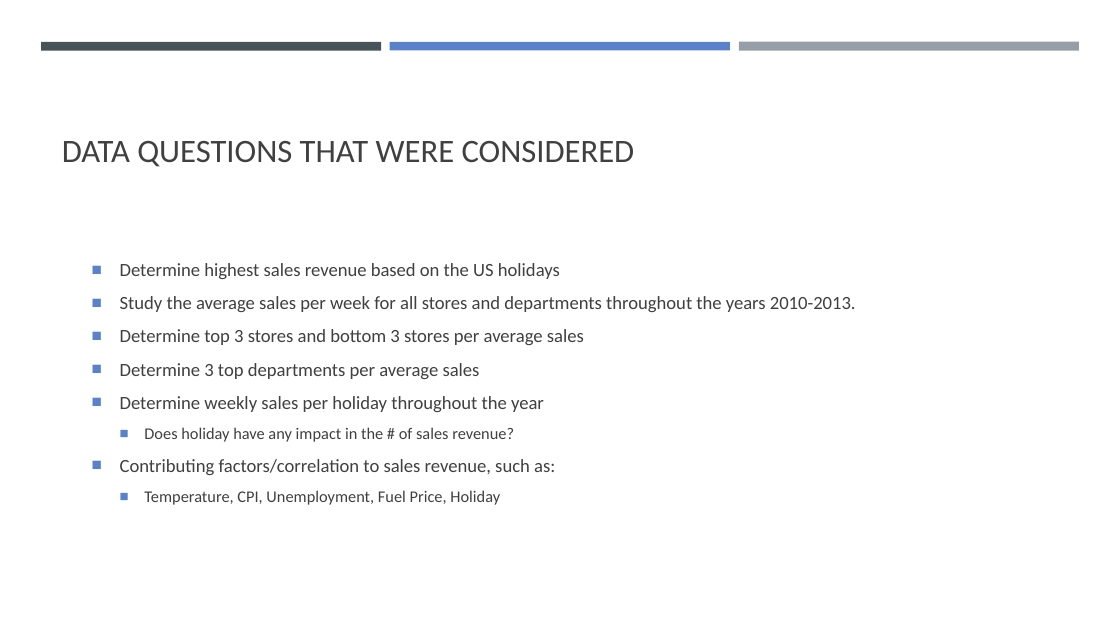
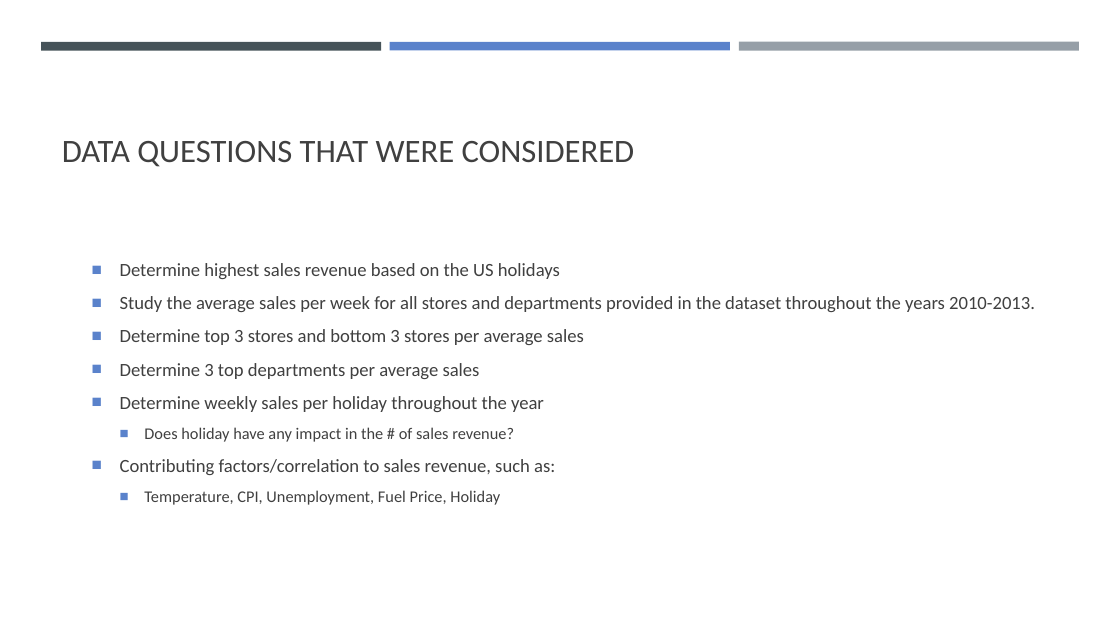
Before and after one commit to tbhaijee/Walmart-Sales-Predications, a slide deck: slide 3 of Project 1 PPT Slides.pptx. Drawn at 1120x630 pixels with LibreOffice and Linux fonts; fonts in the diff are those of the drawing. Boxes give left, top, right and bottom in pixels: in the first picture for what was removed or moved away, otherwise in the second. Text is boxed around its words. In the diff, an @@ line names an element or a change of style, - is before the commit and + after.

```diff
--- a/Project 1 PPT Slides.pptx
+++ b/Project 1 PPT Slides.pptx
@@ text at (120, 296, 1035, 312): text changed @@
-  ■ Study the average sales per week for all stores and departments throughout the years 2010-2013.
+  ■ Study the average sales per week for all stores and departments provided in the dataset throughout the years 2010-2013.
```
Also in this commit, not shown: 1 other slide changed.
